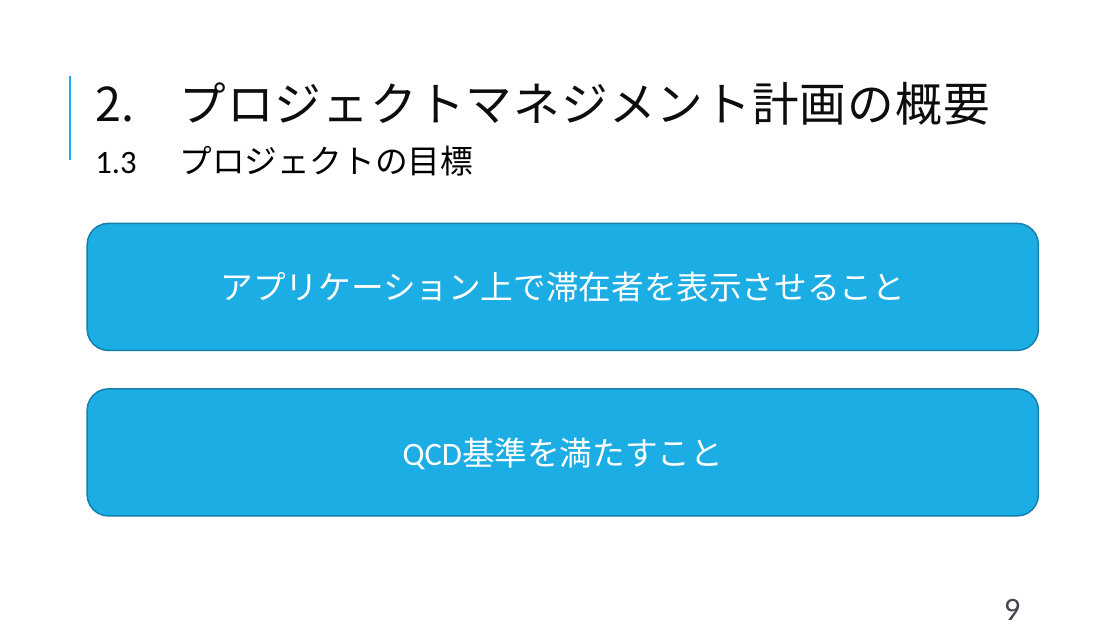
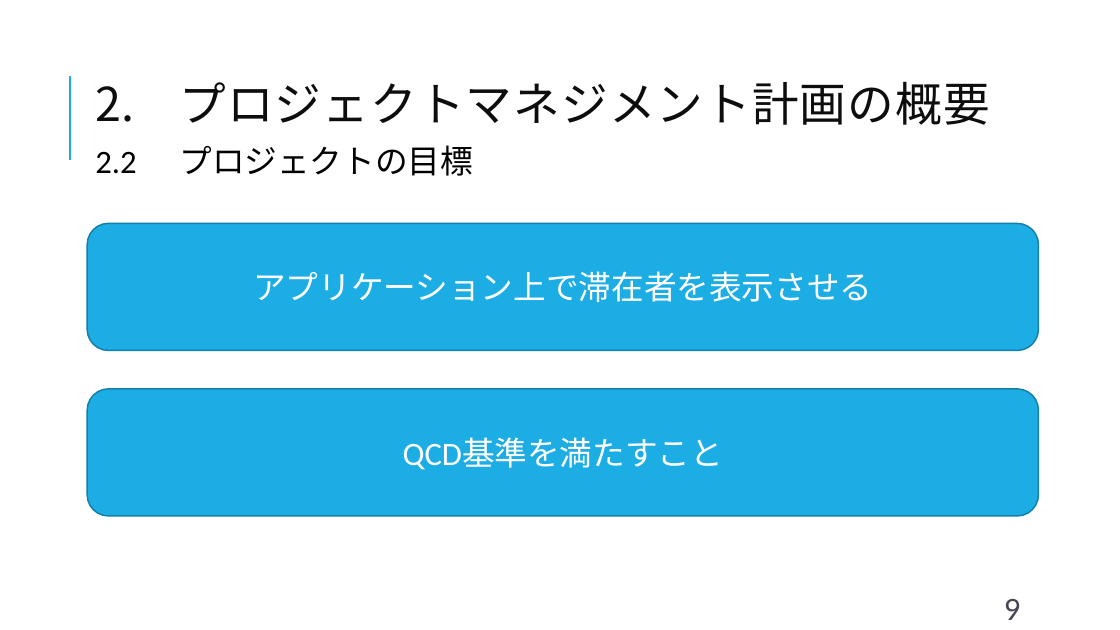
Before and after one commit to shimoda-a/pmpractice, a slide deck: slide 9 of yabuki-a/PM演習矢吹a/PM演習_中間報告_矢吹研A班.pptx. Drawn at 1120x630 pixels with LibreOffice and Linux fonts; fonts in the diff are those of the drawing. Boxes give left, top, right and bottom in pixels: in the first picture for what was removed or moved away, otherwise in the second. Text is boxed around its words. In the diff, an @@ line names an element or a change of style, - is before the commit and + after.

```diff
--- a/yabuki-a/PM演習矢吹a/PM演習_中間報告_矢吹研A班.pptx
+++ b/yabuki-a/PM演習矢吹a/PM演習_中間報告_矢吹研A班.pptx
@@ text at <box>95,145,473,176</box>: text changed @@
-1.3 プロジェクトの目標
+2.2 プロジェクトの目標
@@ text in rounded rectangle at <box>253,271,872,302</box>: text changed @@
-アプリケーション上で滞在者を表示させること
+アプリケーション上で滞在者を表示させる
```
Also in this commit, not shown: 9 other slides changed, 3 slides added, 5 slides removed, 1 other file.
